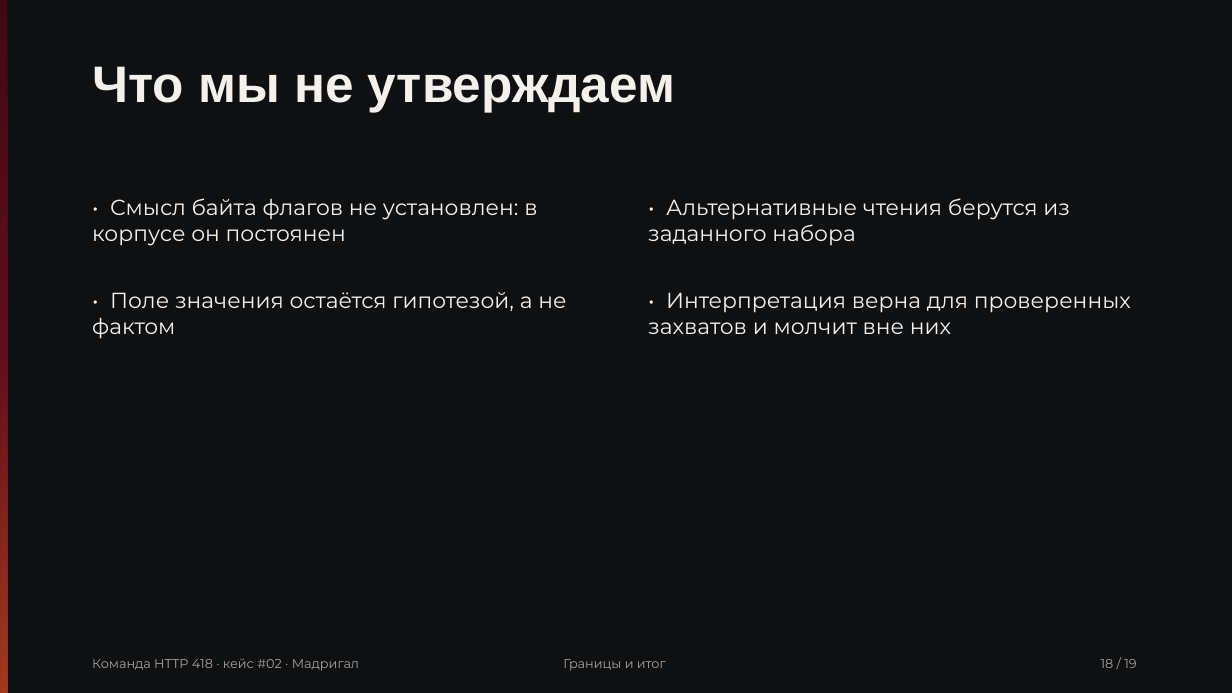
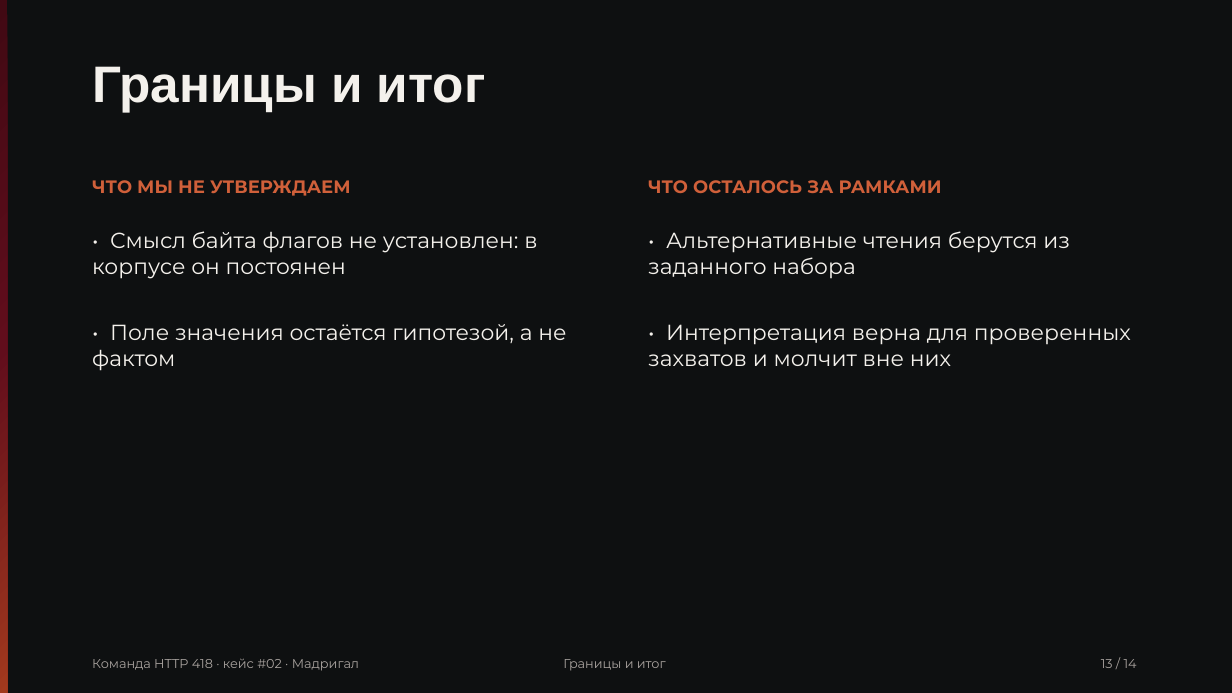
Before and after one commit to Pavel1778/madrigal-protocol-lab, a slide deck: slide 13 of presentation/slides.pptx (slide 18 before the commit). Drawn at 1232x693 pixels with LibreOffice and Linux fonts; fonts in the diff are those of the drawing. Boxes give left, top, right and bottom in pixels: in the first picture for what was removed or moved away, otherwise in the second. Text is boxed around its words. In the diff, an @@ line names an element or a change of style, - is before the commit and + after.

```diff
--- a/presentation/slides.pptx
+++ b/presentation/slides.pptx
@@ text added at [92,66,486,112], 40 pt, text #F4F1EC, bold @@
+Границы и итог
@@ text at [92,180,351,196]: text changed; size 40 to 14 pt; font Arial to Montserrat; text colour #F4F1EC to #D0603A @@
-Что мы не утверждаем
+ЧТО МЫ НЕ УТВЕРЖДАЕМ
@@ text added at [648,180,942,193], 14 pt, text #D0603A, bold @@
+ЧТО ОСТАЛОСЬ ЗА РАМКАМИ
@@ text "• Смысл байта флагов не ...": place and size @@
-text "• Смысл байта флагов не ..." at [92,198,537,246]
+text "• Смысл байта флагов не ..." at [92,231,537,279]
@@ text "• Альтернативные чтения берутся из ...": place and size @@
-text "• Альтернативные чтения берутся из ..." at [648,198,1069,246]
+text "• Альтернативные чтения берутся из ..." at [648,231,1069,279]
@@ text "• Поле значения остаётся гипотезой, ...": place and size @@
-text "• Поле значения остаётся гипотезой, ..." at [92,292,566,339]
+text "• Поле значения остаётся гипотезой, ..." at [92,324,566,371]
@@ text "• Интерпретация верна для проверенных ...": place and size @@
-text "• Интерпретация верна для проверенных ..." at [648,292,1131,334]
+text "• Интерпретация верна для проверенных ..." at [648,324,1131,366]
@@ text at [1101,659,1137,668]: text changed @@
-18 / 19
+13 / 14
```
Also in this commit, not shown: 12 other slides changed, 1 slide added, 6 slides removed, 15 other files.
